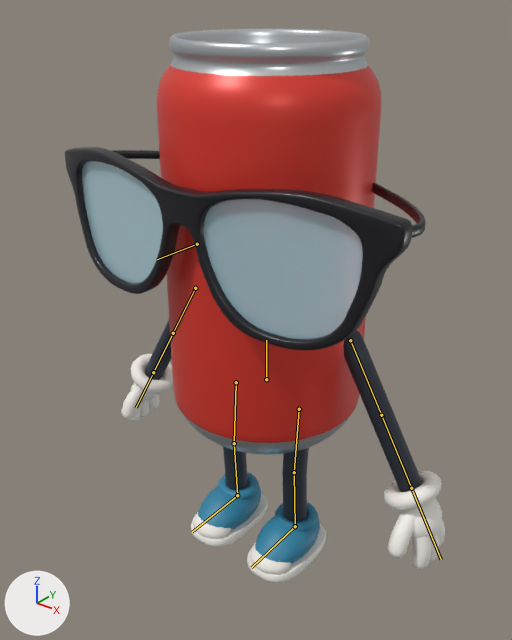
Two versions of the glTF model models/mnot.glb, one commit apart.
One viewpoint serves both versions: a 50 mm camera at (1.21, -1.567, 1.792) aimed at (-0.028, -0.02, 0.833). The lights are fixed; the arrows at lower left show +X, +Y and +Z. The older version comes first. The bones that change, and the others that lie on the model, are drawn over the model as lines.

The first picture shows 'Mnot'.
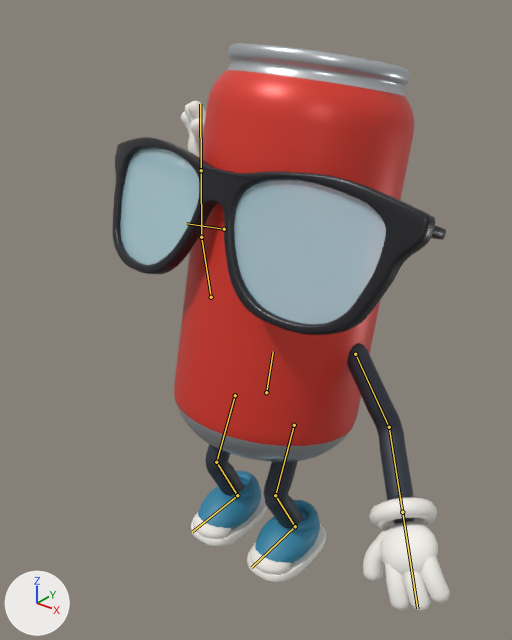
The newer file adds an action. The first version stands in its rest pose; the second is drawn at frame 22 of the action 'LookUp'.

Where the change shows, as pixel boxes [x1, y1, x2, y2] in the pictures (512 x 640 px):
'Mnot', posed (11% narrower): before [65, 29, 445, 583]; after [112, 43, 450, 612]
bone 'body', root to tip: before (266, 379) to (266, 340); after (266, 392) to (273, 351)
bone 'glasses', root to tip: before (197, 244) to (157, 259); after (224, 229) to (186, 223)
bone 'thigh_L', root to tip: before (299, 409) to (294, 472); after (294, 425) to (275, 495)
bone 'shin_L', root to tip: before (294, 472) to (295, 526); after (275, 495) to (295, 526)
bone 'thigh_R', root to tip: before (236, 382) to (234, 443); after (235, 395) to (216, 462)
bone 'shin_R', root to tip: before (234, 443) to (237, 495); after (216, 462) to (237, 495)
bone 'upper_arm_L', root to tip: before (350, 340) to (381, 415); after (355, 354) to (389, 427)
bone 'forearm_L', root to tip: before (381, 415) to (411, 488); after (389, 427) to (402, 512)
bone 'hand_L', root to tip: before (411, 488) to (441, 559); after (402, 512) to (417, 608)
bone 'upper_arm_R', root to tip: before (195, 288) to (173, 333); after (211, 297) to (201, 237)
bone 'forearm_R', root to tip: before (173, 333) to (153, 372); after (201, 237) to (201, 170)
bone 'hand_R', root to tip: before (153, 372) to (136, 407); after (201, 170) to (200, 104)

What the commit changed:
Bone 'body' (bone_body) moves from (0.0, 0.0, 0.0) to (0.0, -0.05, 0.0).
Bone 'body' (bone_body) turns from (0, 0, 0) to (-12, -4, 0) degrees about its own x, y and z.
Bone 'glasses' (bone_glasses) moves from (0.0, 0.0, 0.0) to (0.0, 0.0, 0.006).
Bone 'glasses' (bone_glasses) turns from (0, 0, 0) to (8, 0, 0) degrees about its own x, y and z.
Bone 'thigh_L' (bone_thigh_l) turns from (0, 0, 0) to (8, -4, 1) degrees about its own x, y and z.
Bone 'shin_L' (bone_shin_l) turns from (0, 0, 0) to (-45, 0, 0) degrees about its own x, y and z.
Bone 'foot_L' (bone_foot_l) turns from (0, 0, 0) to (25, 0, 0) degrees about its own x, y and z.
Bone 'thigh_R' (bone_thigh_r) turns from (0, 0, 0) to (10, -4, 1) degrees about its own x, y and z.
Bone 'shin_R' (bone_shin_r) turns from (0, 0, 0) to (-45, 0, 0) degrees about its own x, y and z.
Bone 'foot_R' (bone_foot_r) turns from (0, 0, 0) to (23, 0, 0) degrees about its own x, y and z.
Bone 'upper_arm_L' (bone_upper_arm_l) turns from (0, 0, 0) to (12, -2, 20) degrees about its own x, y and z.
Bone 'forearm_L' (bone_forearm_l) turns from (0, 0, 0) to (15, 1, -8) degrees about its own x, y and z.
Bone 'hand_L' (bone_hand_l) turns from (0, 0, 0) to (0, 67, 0) degrees about its own x, y and z.
Bone 'upper_arm_R' (bone_upper_arm_r) turns from (0, 0, 0) to (-18, -22, -103) degrees about its own x, y and z.
Bone 'forearm_R' (bone_forearm_r) turns from (0, 0, 0) to (-1, 0, -24) degrees about its own x, y and z.
Bone 'hand_R' (bone_hand_r) turns from (0, 0, 0) to (0, 90, 0) degrees about its own x, y and z.
